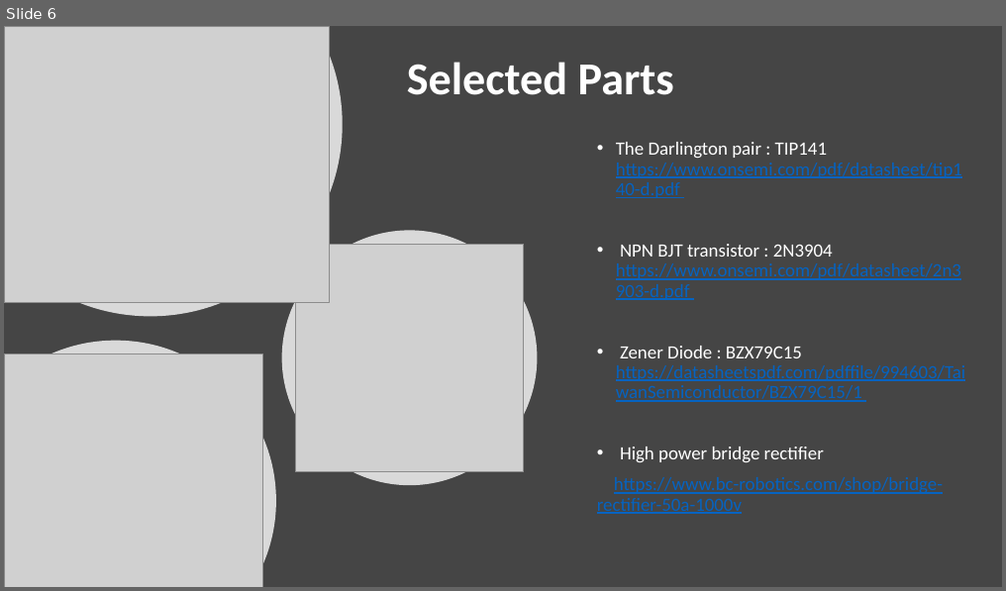
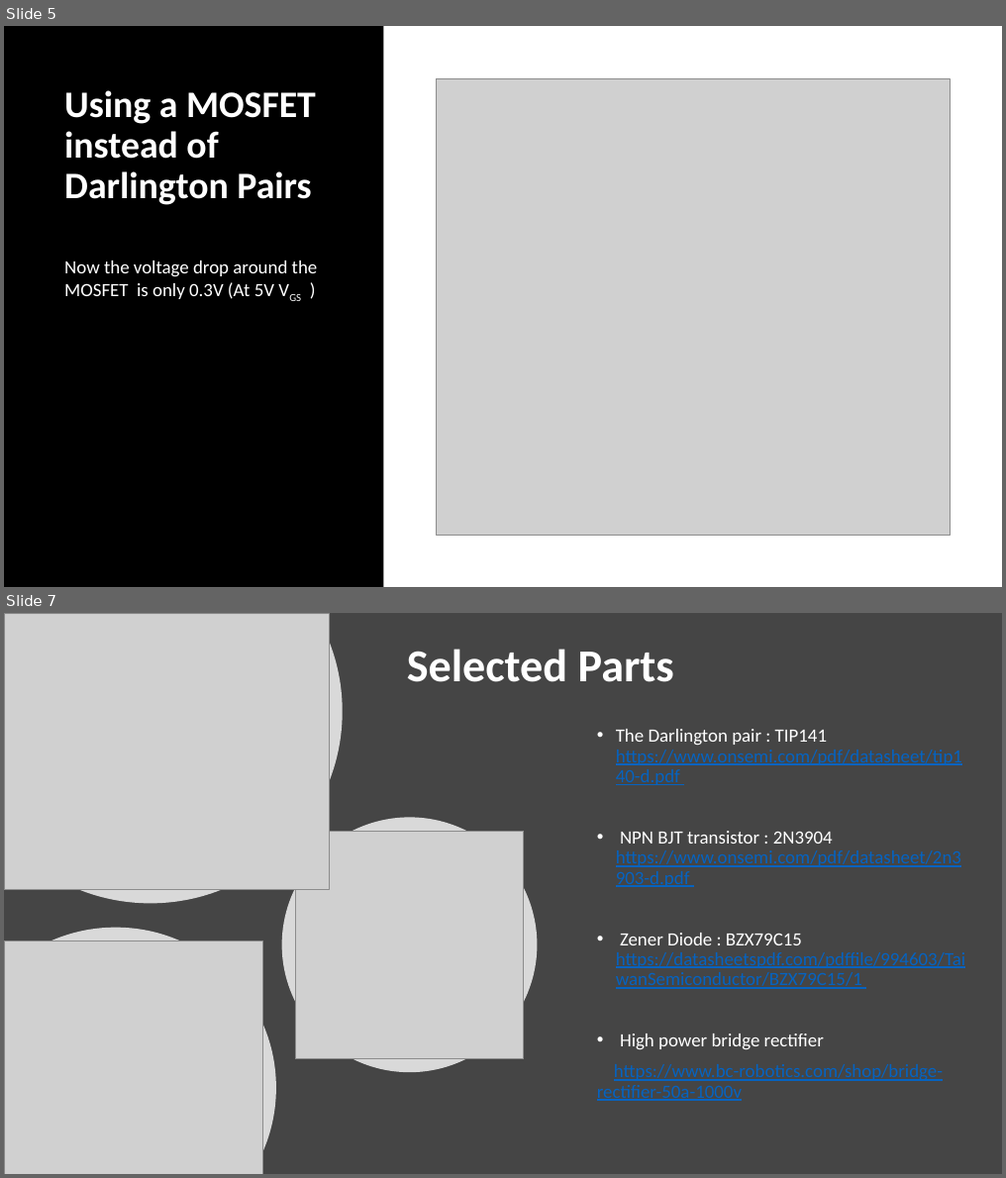
Before and after one commit to Team-Sagittarius-ENTC/Linear-Power-Supply, a slide deck: assignments_material/LPS-progress-review-december_2021.pptx. Shown one above the other, each under a label of ours: slide 6 before the commit, slides 5 and 7 after it; the slides between them are not shown. The pictures are 1006x591 and 1006x1178 pixels, drawn with LibreOffice and Linux fonts; fonts in the diff are those of the drawing; grey boxes stand for pictures. Boxes give left, top, right and bottom in pixels: in the first picture for what was removed or moved away, otherwise in the second. Text is boxed around its words. In the diff, an @@ line names an element or a change of style, - is before the commit and + after.

```diff
--- a/assignments_material/LPS-progress-review-december_2021.pptx
+++ b/assignments_material/LPS-progress-review-december_2021.pptx
@@ slide 5 added at (x1=4, y1=26, x2=1002, y2=587), background #000000 @@
@@ rectangle added at (x1=383, y1=26, x2=1002, y2=587), fill #FFFFFF @@
@@ picture added at (x1=436, y1=78, x2=949, y2=535) @@
@@ title added at (x1=64, y1=90, x2=316, y2=205), 36 pt, text #FFFFFF, bold @@
+Using a MOSFET instead of Darlington Pairs
@@ text added at (x1=64, y1=261, x2=318, y2=299), 18 pt, text #FFFFFF @@
+Now the voltage drop around the MOSFET is only 0.3V (At 5V VGS )
@@ what was slide 6 is now slide 7 @@
```
Also in this commit, not shown: 2 slides changed, 1 other file.
